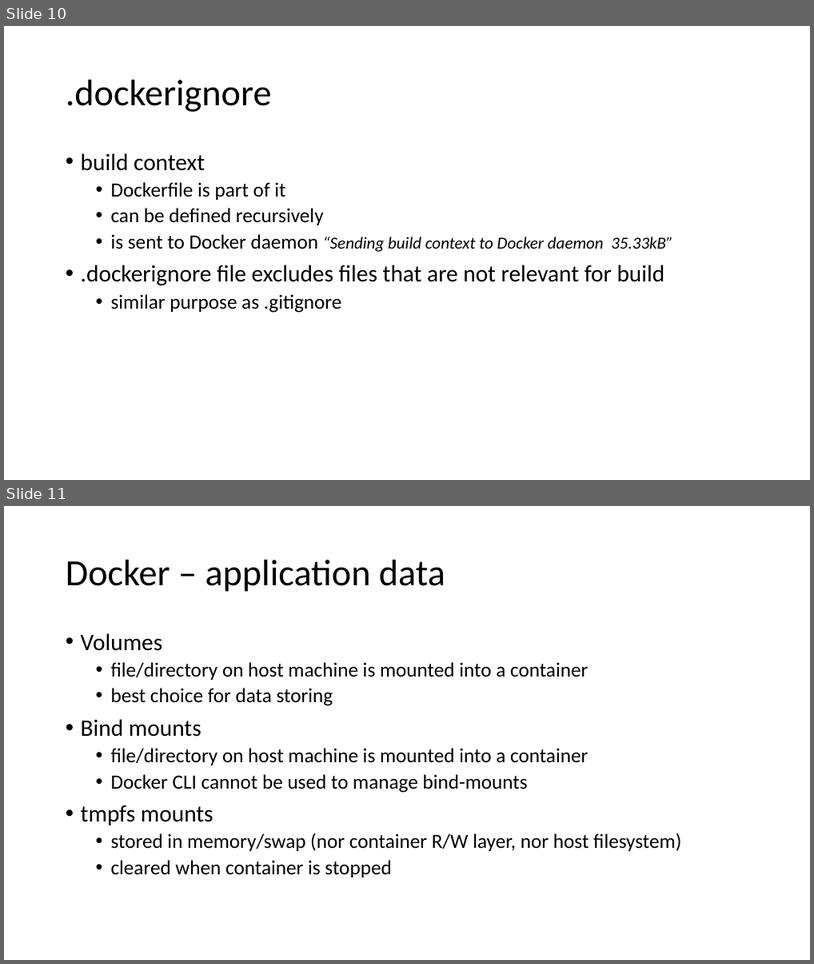
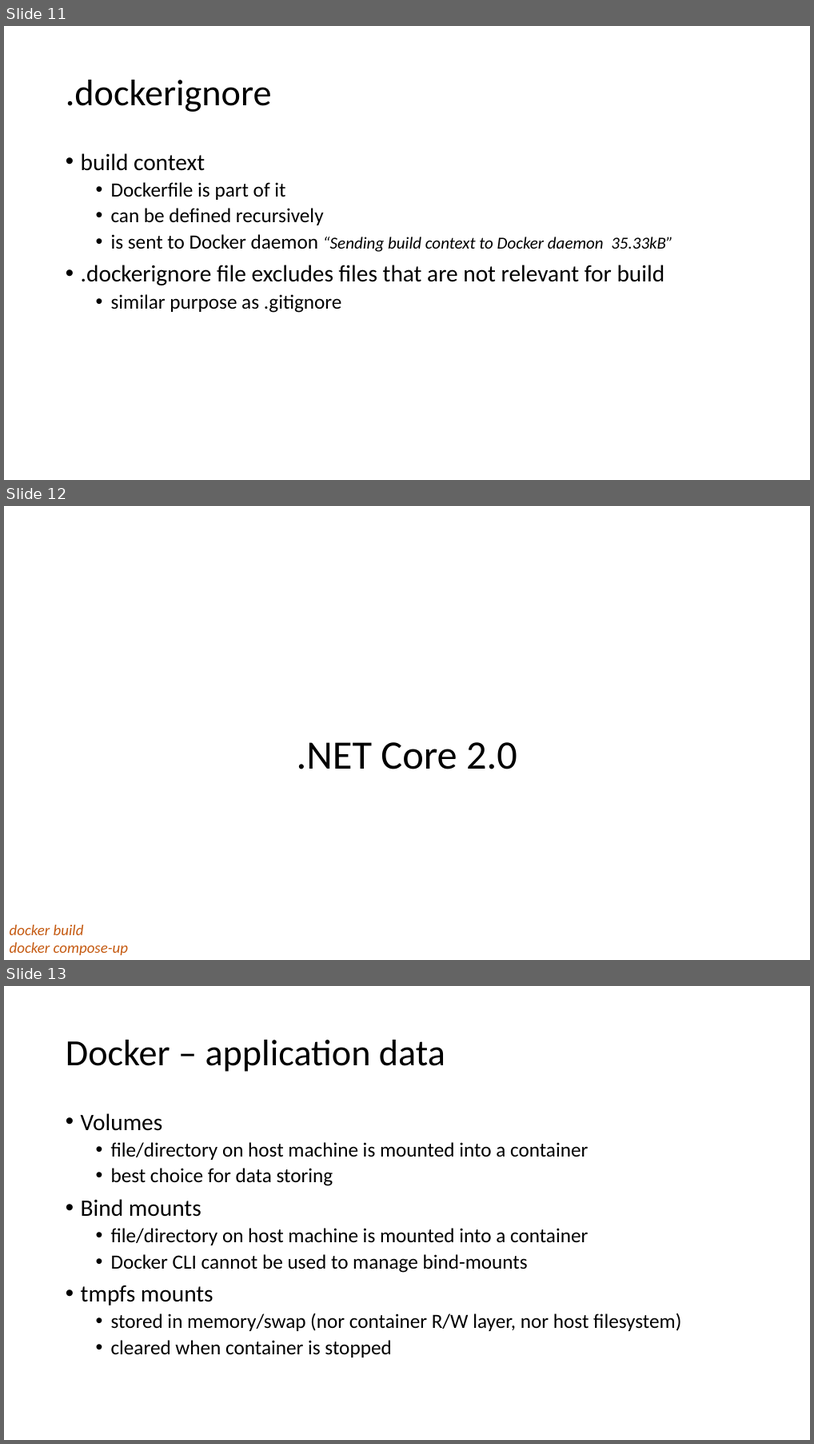
Before and after one commit to ERNICommunity/ESK-EPD-2018-Docker, a slide deck: src/_data/docker.pptx. Shown one above the other, each under a label of ours: slides 10 and 11 before the commit, slides 11, 12 and 13 after it. The pictures are 814x964 and 814x1444 pixels, drawn with LibreOffice and Linux fonts; fonts in the diff are those of the drawing. Boxes give left, top, right and bottom in pixels: in the first picture for what was removed or moved away, otherwise in the second. Text is boxed around its words. In the diff, an @@ line names an element or a change of style, - is before the commit and + after.

Commit message:
update docker intro presentation + excluded _data folder form docker build context

```diff
--- a/src/_data/docker.pptx
+++ b/src/_data/docker.pptx
@@ slide 12 added at [4, 506, 810, 960], background #FFFFFF @@
@@ text added at [297, 742, 518, 769], 48 pt, text #000000 @@
+.NET Core 2.0
@@ text added at [10, 924, 128, 955], 18 pt, text #C55A11, italic @@
+docker build
+docker compose-up
@@ what was slide 10 is now slide 11 @@
@@ what was slide 11 is now slide 13 @@
```
Also in this commit, not shown: 4 slides changed, 3 other slides added, 1 other file.
